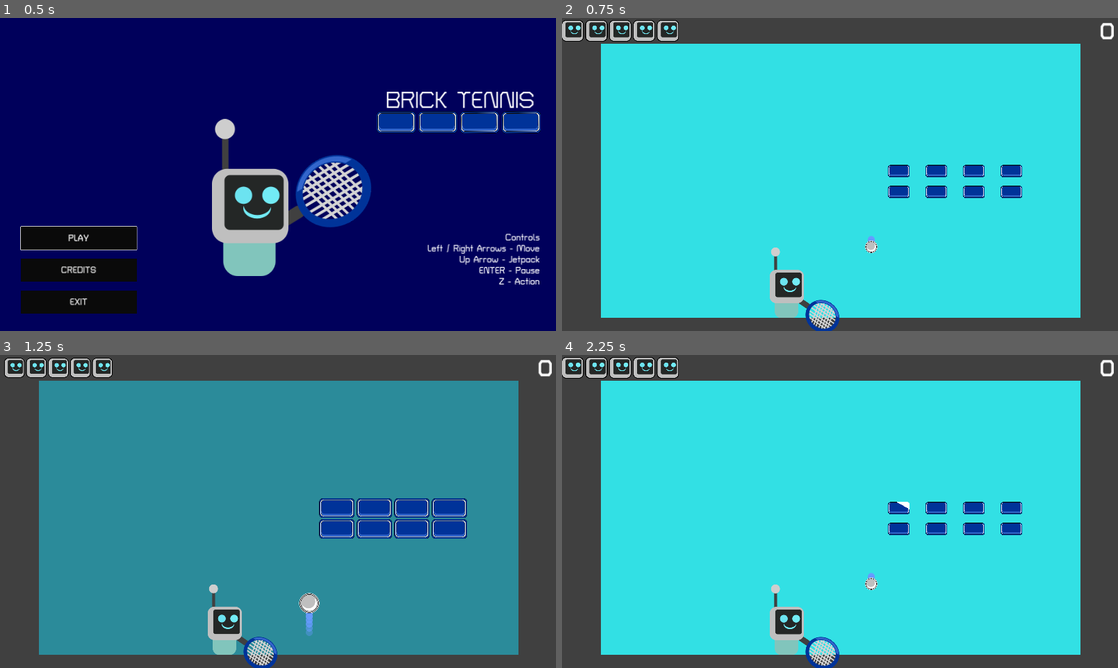
Above: before the commit, frames 1-4 (two rows, left to right).
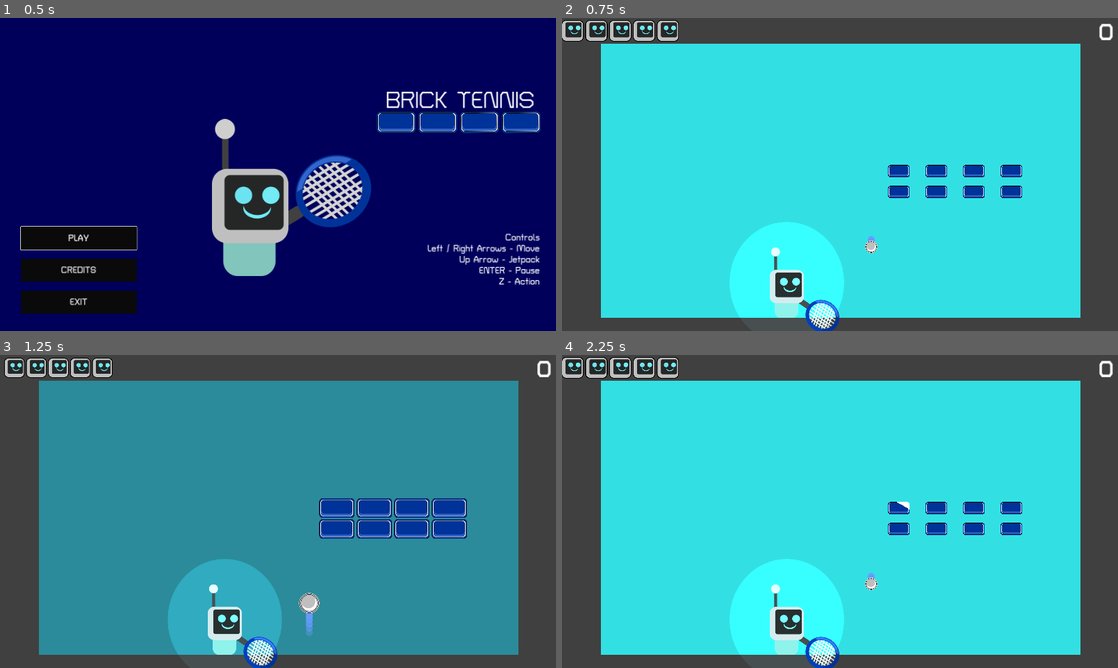
Above: after the commit, the same moments.

Repository: mathew-tran/bricktennis
Game: Godot game, scene res://Scenes/Title.tscn
Two runs of this game, one before a commit and one after it. Both use one fixed random seed, a clock stepped at 60 frames per second and the inputs below.
Inputs:
- Up to frame 1 (0.5 s): no input
- Up to frame 2 (0.75 s): click "PLAY" at 0.5 s
- Up to frame 3 (1.25 s): no input
- Up to frame 4 (2.25 s): tap Enter (pause) at 1.25 s; hold Right (move_right) 1.28-2 s; hold Up (jetpack) 1.28-2 s; click "RESTART" at 2 s

Frame 1 is identical in both runs. In frame 2, 5.1% of the frame differs, in the area x 30-100%, y 1-100%; in frame 3, 5.1%; in frame 4, 5.1%.

Commit message:
make a thinkin face when moving

Diff:
--- /dev/null
+++ b/Art/PlayerLight.svg
@@ -0,0 +1,58 @@
+<?xml version="1.0" encoding="UTF-8" standalone="no"?>
+<!-- Created with Inkscape (http://www.inkscape.org/) -->
+
+<svg
+   width="484.50433"
+   height="502.5871"
+   viewBox="0 0 128.19177 132.97617"
+   version="1.1"
+   id="svg1"
+   inkscape:version="1.3.2 (091e20e, 2023-11-25, custom)"
+   sodipodi:docname="TestScene.svg"
+   xml:space="preserve"
+   xmlns:inkscape="http://www.inkscape.org/namespaces/inkscape"
+   xmlns:sodipodi="http://sodipodi.sourceforge.net/DTD/sodipodi-0.dtd"
+   xmlns="http://www.w3.org/2000/svg"
+   xmlns:svg="http://www.w3.org/2000/svg"><sodipodi:namedview
+     id="namedview1"
+     pagecolor="#ffffff"
+     bordercolor="#000000"
+     borderopacity="0.25"
+     inkscape:showpageshadow="2"
+     inkscape:pageopacity="0.0"
+     inkscape:pagecheckerboard="0"
+     inkscape:deskcolor="#d1d1d1"
+     inkscape:document-units="mm"
+     inkscape:zoom="1.4378367"
+     inkscape:cx="223.94755"
+     inkscape:cy="1085.311"
+     inkscape:window-width="1920"
+     inkscape:window-height="1010"
+     inkscape:window-x="1699"
+     inkscape:window-y="-6"
+     inkscape:window-maximized="1"
+     inkscape:current-layer="layer1" /><defs
+     id="defs1"><filter
+       inkscape:collect="always"
+       style="color-interpolation-filters:sRGB"
+       id="filter16"
+       x="-0.34135044"
+       y="-0.32117971"
+       width="1.6827009"
+       height="1.6423594"><feGaussianBlur
+         inkscape:collect="always"
+         stdDeviation="10.627005"
+         id="feGaussianBlur16" /></filter></defs><g
+     inkscape:label="Layer 1"
+     inkscape:groupmode="layer"
+     id="layer1"
+     transform="translate(215.65712,-46.497044)"><ellipse
+       style="mix-blend-mode:normal;fill:#6ce3f0;fill-opacity:1;fill-rule:evenodd;stroke:#6ce3f0;stroke-width:1;stroke-linecap:square;stroke-linejoin:round;stroke-dasharray:none;stroke-opacity:1;paint-order:stroke fill markers;filter:url(#filter16)"
+       id="path16"
+       cx="-151.56123"
+       cy="112.98513"
+       rx="38.091076"
+       ry="40.483273"
+       inkscape:export-filename="PlayerLight.svg"
+       inkscape:export-xdpi="96"
+       inkscape:export-ydpi="96" /></g></svg>
--- a/Art/TestScene.svg
+++ b/Art/TestScene.svg
@@ -24,9 +24,9 @@
      inkscape:pagecheckerboard="0"
      inkscape:deskcolor="#d1d1d1"
      inkscape:document-units="mm"
-     inkscape:zoom="0.71891835"
-     inkscape:cx="147.44373"
-     inkscape:cy="801.89913"
+     inkscape:zoom="1.4378367"
+     inkscape:cx="223.94755"
+     inkscape:cy="1085.311"
      inkscape:window-width="1920"
      inkscape:window-height="1010"
      inkscape:window-x="1699"
@@ -493,4 +493,77 @@
        inkscape:export-ydpi="96" /><path
        id="path64"
        style="fill:#3366cc;fill-rule:evenodd;stroke:#003399;stroke-width:1;stroke-linecap:square;stroke-linejoin:round;stroke-dasharray:none;paint-order:stroke fill markers"
-       d="m 143.11882,196.90684 a 15.45725,17.205389 89.173452 0 0 -14.25391,7.16545 h 2.7466 a 13.024419,14.497416 89.173452 0 1 11.26753,-5.1232 13.024419,14.497416 89.173452 0 1 11.73055,5.1232 h 3.25665 a 15.45725,17.205389 89.173452 0 0 -14.74742,-7.16545 z" /></g></svg>
+       d="m 143.11882,196.90684 a 15.45725,17.205389 89.173452 0 0 -14.25391,7.16545 h 2.7466 a 13.024419,14.497416 89.173452 0 1 11.26753,-5.1232 13.024419,14.497416 89.173452 0 1 11.73055,5.1232 h 3.25665 a 15.45725,17.205389 89.173452 0 0 -14.74742,-7.16545 z" /><rect
+       style="fill:#242726;fill-opacity:1;fill-rule:evenodd;stroke:none;stroke-width:0.743984;stroke-linecap:square;stroke-linejoin:round;stroke-dasharray:none;paint-order:stroke fill markers"
+       id="rect1"
+       width="27.064579"
+       height="24.982685"
+       x="94.205551"
+       y="242.01978"
+       ry="2.466794"
+       inkscape:export-filename="HurtFace.svg"
+       inkscape:export-xdpi="96"
+       inkscape:export-ydpi="96" /><path
+       id="path2"
+       style="fill:#cc0000;fill-opacity:1;fill-rule:evenodd;stroke:none;stroke-width:0.401351;stroke-linecap:square;stroke-linejoin:round;stroke-dasharray:none;paint-order:stroke fill markers"
+       d="m 101.66695,262.31823 a 6.3320548,4.7000816 0 0 1 -0.17474,-1.06398 6.3320548,4.7000816 0 0 1 6.33205,-4.70004 6.3320548,4.7000816 0 0 1 6.33205,4.70004 6.3320548,4.7000816 0 0 1 -0.0402,0.51851 6.3320548,4.7000816 0 0 0 -6.1612,-3.65187 6.3320548,4.7000816 0 0 0 -6.28798,4.19734 z" /><path
+       style="fill:none;fill-rule:evenodd;stroke:#cc0000;stroke-width:2.5;stroke-linecap:square;stroke-linejoin:round;stroke-opacity:1;paint-order:stroke fill markers"
+       d="m 100.19099,245.92333 5.59508,4.03366 -6.115562,4.42402"
+       id="path3" /><path
+       style="fill:none;fill-rule:evenodd;stroke:#cc0000;stroke-width:2.5;stroke-linecap:square;stroke-linejoin:round;stroke-opacity:1;paint-order:stroke fill markers"
+       d="m 116.61083,246.57392 -5.59508,4.03366 6.11556,4.42402"
+       id="path4" /><rect
+       style="fill:#242726;fill-opacity:1;fill-rule:evenodd;stroke:none;stroke-width:0.743984;stroke-linecap:square;stroke-linejoin:round;stroke-dasharray:none;paint-order:stroke fill markers"
+       id="rect1-0"
+       width="27.064579"
+       height="24.982685"
+       x="131.31969"
+       y="242.46701"
+       ry="2.466794"
+       inkscape:export-filename="HappyFace.svg"
+       inkscape:export-xdpi="96"
+       inkscape:export-ydpi="96" /><ellipse
+       style="fill:#72ebf5;fill-opacity:1;fill-rule:evenodd;stroke-width:0.63087;stroke-linecap:square;stroke-linejoin:round;paint-order:stroke fill markers"
+       id="circle4"
+       cx="144.79454"
+       cy="258.68341"
+       rx="6.2984467"
+       ry="3.9563196" /><path
+       id="path5"
+       style="fill:#72ebf5;fill-opacity:1;fill-rule:evenodd;stroke:none;stroke-width:0.229208;stroke-linecap:square;stroke-linejoin:round;stroke-dasharray:none;paint-order:stroke fill markers"
+       d="m 134.38177,249.957 a 3.616174,2.6841702 0 0 1 -0.0998,-0.60762 3.616174,2.6841702 0 0 1 3.61617,-2.68415 3.616174,2.6841702 0 0 1 3.61617,2.68415 3.616174,2.6841702 0 0 1 -0.023,0.29611 3.616174,2.6841702 0 0 0 -3.5186,-2.08554 3.616174,2.6841702 0 0 0 -3.591,2.39705 z" /><path
+       id="path7"
+       style="fill:#72ebf5;fill-opacity:1;fill-rule:evenodd;stroke:none;stroke-width:0.229208;stroke-linecap:square;stroke-linejoin:round;stroke-dasharray:none;paint-order:stroke fill markers"
+       d="m 147.78394,249.957 a 3.616174,2.6841702 0 0 1 -0.0998,-0.60762 3.616174,2.6841702 0 0 1 3.61617,-2.68415 3.616174,2.6841702 0 0 1 3.61617,2.68415 3.616174,2.6841702 0 0 1 -0.023,0.29611 3.616174,2.6841702 0 0 0 -3.5186,-2.08554 3.616174,2.6841702 0 0 0 -3.591,2.39705 z" /><rect
+       style="fill:#242726;fill-opacity:1;fill-rule:evenodd;stroke:none;stroke-width:0.743984;stroke-linecap:square;stroke-linejoin:round;stroke-dasharray:none;paint-order:stroke fill markers"
+       id="rect1-0-2"
+       width="27.064579"
+       height="24.982685"
+       x="57.053455"
+       y="254.19893"
+       ry="2.466794"
+       inkscape:export-filename="ThinkingFace.svg"
+       inkscape:export-xdpi="96"
+       inkscape:export-ydpi="96" /><circle
+       style="fill:#72ebf5;fill-opacity:1;fill-rule:evenodd;stroke-width:0.499999;stroke-linecap:square;stroke-linejoin:round;paint-order:stroke fill markers"
+       id="circle8"
+       cx="78.743889"
+       cy="262.78476"
+       r="3.9563196" /><circle
+       style="fill:#6ce3f0;fill-opacity:1;fill-rule:evenodd;stroke-width:0.499999;stroke-linecap:square;stroke-linejoin:round;paint-order:stroke fill markers"
+       id="circle9"
+       cx="66.230881"
+       cy="262.78476"
+       r="3.9563196" /><path
+       style="fill:none;fill-rule:evenodd;stroke:#6ce3f0;stroke-width:2.5;stroke-linecap:square;stroke-linejoin:round;stroke-opacity:1;paint-order:stroke fill markers"
+       d="m 62.197024,255.94181 7.360597,2.94423"
+       id="path9" /><path
+       style="fill:#6ce3f0;fill-opacity:1;fill-rule:evenodd;stroke:#6ce3f0;stroke-width:2.5;stroke-linecap:square;stroke-linejoin:round;stroke-opacity:1;paint-order:stroke fill markers"
+       d="m 75.309918,259.84814 c 0.919842,-0.0208 6.462524,-3.97496 6.462524,-3.97496"
+       id="path10" /><path
+       style="fill:#6ce3f0;fill-opacity:1;fill-rule:evenodd;stroke:#6ce3f0;stroke-width:2.5;stroke-linecap:square;stroke-linejoin:round;stroke-opacity:1;paint-order:stroke fill markers"
+       d="m 78.390334,271.97396 c -1.656133,-0.36801 -11.592936,-3.49628 -11.592936,-3.49628"
+       id="path11" /><path
+       style="fill:#6ce3f0;fill-opacity:1;fill-rule:evenodd;stroke:#6ce3f0;stroke-width:1;stroke-linecap:square;stroke-linejoin:round;stroke-opacity:1;paint-order:stroke fill markers;stroke-dasharray:none"
+       d="m 66.981413,271.60595 2.208178,-1.28812 0.736058,2.02417 2.576208,-1.10408 c 0,0 -0.736058,2.76021 0,2.57619 0.73606,-0.18401 2.760223,-1.65613 2.760223,-1.65613"
+       id="path12" /></g></svg>
--- /dev/null
+++ b/Art/ThinkingFace.svg
@@ -0,0 +1,58 @@
+<?xml version="1.0" encoding="UTF-8" standalone="no"?>
+<!-- Created with Inkscape (http://www.inkscape.org/) -->
+
+<svg
+   width="102.29132"
+   height="94.422729"
+   viewBox="0 0 27.064578 24.98268"
+   version="1.1"
+   id="svg1"
+   inkscape:version="1.3.2 (091e20e, 2023-11-25, custom)"
+   sodipodi:docname="TestScene.svg"
+   xml:space="preserve"
+   xmlns:inkscape="http://www.inkscape.org/namespaces/inkscape"
+   xmlns:sodipodi="http://sodipodi.sourceforge.net/DTD/sodipodi-0.dtd"
+   xmlns="http://www.w3.org/2000/svg"
+   xmlns:svg="http://www.w3.org/2000/svg"><sodipodi:namedview
+     id="namedview1"
+     pagecolor="#ffffff"
+     bordercolor="#000000"
+     borderopacity="0.25"
+     inkscape:showpageshadow="2"
+     inkscape:pageopacity="0.0"
+     inkscape:pagecheckerboard="0"
+     inkscape:deskcolor="#d1d1d1"
+     inkscape:document-units="mm"
+     inkscape:zoom="1.4378367"
+     inkscape:cx="223.94755"
+     inkscape:cy="1085.311"
+     inkscape:window-width="1920"
+     inkscape:window-height="1010"
+     inkscape:window-x="1699"
+     inkscape:window-y="-6"
+     inkscape:window-maximized="1"
+     inkscape:current-layer="layer1" /><defs
+     id="defs1" /><g
+     inkscape:label="Layer 1"
+     inkscape:groupmode="layer"
+     id="layer1"
+     transform="translate(-57.053453,-254.19891)"><rect
+       style="fill:#242726;fill-opacity:1;fill-rule:evenodd;stroke:none;stroke-width:0.743984;stroke-linecap:square;stroke-linejoin:round;stroke-dasharray:none;paint-order:stroke fill markers"
+       id="rect1-0-2"
+       width="27.064579"
+       height="24.982685"
+       x="57.053455"
+       y="254.19893"
+       ry="2.466794"
+       inkscape:export-filename="ThinkingFace.svg"
+       inkscape:export-xdpi="96"
+       inkscape:export-ydpi="96" /><path
+       id="path13"
+       style="fill:#72ebf5;fill-opacity:1;fill-rule:evenodd;stroke:none;stroke-width:0.401351;stroke-linecap:square;stroke-linejoin:round;stroke-dasharray:none;paint-order:stroke fill markers"
+       d="m 64.61867,268.8774 a 6.3320548,4.7000816 0 0 0 -0.174738,1.06398 6.3320548,4.7000816 0 0 0 6.33205,4.70004 6.3320548,4.7000816 0 0 0 6.332049,-4.70004 6.3320548,4.7000816 0 0 0 -0.04018,-0.51851 6.3320548,4.7000816 0 0 1 -6.161201,3.65187 6.3320548,4.7000816 0 0 1 -6.287976,-4.19734 z" /><path
+       id="path14"
+       style="fill:#72ebf5;fill-opacity:1;fill-rule:evenodd;stroke:none;stroke-width:0.272241;stroke-linecap:square;stroke-linejoin:round;stroke-dasharray:none;paint-order:stroke fill markers"
+       d="m 61.250191,264.32252 a 4.2951008,3.1881159 0 0 1 -0.118526,-0.72172 4.2951008,3.1881159 0 0 1 4.295097,-3.18808 4.2951008,3.1881159 0 0 1 4.295098,3.18808 4.2951008,3.1881159 0 0 1 -0.02725,0.35172 4.2951008,3.1881159 0 0 0 -4.179208,-2.4771 4.2951008,3.1881159 0 0 0 -4.265202,2.8471 z" /><path
+       id="path15"
+       style="fill:#72ebf5;fill-opacity:1;fill-rule:evenodd;stroke:none;stroke-width:0.272241;stroke-linecap:square;stroke-linejoin:round;stroke-dasharray:none;paint-order:stroke fill markers"
+       d="m 71.739039,264.32252 a 4.2951008,3.1881159 0 0 1 -0.118526,-0.72172 4.2951008,3.1881159 0 0 1 4.295097,-3.18808 4.2951008,3.1881159 0 0 1 4.295098,3.18808 4.2951008,3.1881159 0 0 1 -0.02725,0.35172 4.2951008,3.1881159 0 0 0 -4.179208,-2.4771 4.2951008,3.1881159 0 0 0 -4.265202,2.8471 z" /></g></svg>
--- a/Prefab/Player.tscn
+++ b/Prefab/Player.tscn
@@ -1,15 +1,17 @@
-[gd_scene load_steps=17 format=3 uid="uid://cn4c8ce1g64x"]
+[gd_scene load_steps=19 format=3 uid="uid://cn4c8ce1g64x"]
 
 [ext_resource type="Texture2D" uid="uid://hxbpsl2dh3w8" path="res://Art/Player.svg" id="1_cfaw8"]
 [ext_resource type="Script" path="res://Scripts/Player.gd" id="1_n0p7j"]
 [ext_resource type="PackedScene" uid="uid://dj5amtiw3t0ai" path="res://Prefab/Racket.tscn" id="1_wx2k5"]
 [ext_resource type="Texture2D" uid="uid://d1l5w241lv6el" path="res://Art/JetParticle.svg" id="4_8mxar"]
 [ext_resource type="Texture2D" uid="uid://djoeglh602igy" path="res://Art/HurtFace.svg" id="4_jfhyp"]
+[ext_resource type="Texture2D" uid="uid://hdipvnjtmr0d" path="res://Art/ThinkingFace.svg" id="4_mfig0"]
 [ext_resource type="Texture2D" uid="uid://dj5soc6gx2lb5" path="res://Art/HappyFace.svg" id="5_cu3j3"]
 [ext_resource type="AudioStream" uid="uid://cku7smkbb58uc" path="res://Audio/SFX/phaserDown3.mp3" id="5_j7hlr"]
 [ext_resource type="AudioStream" uid="uid://dvv3autfis714" path="res://Audio/SFX/phaserUp1.mp3" id="6_db8rx"]
 [ext_resource type="AudioStream" uid="uid://cvg045sgys01x" path="res://Audio/SFX/pepSound2.mp3" id="7_a61cv"]
 [ext_resource type="AudioStream" uid="uid://2mpf3uw1261d" path="res://Audio/SFX/phaseJump3.mp3" id="10_qw48q"]
+[ext_resource type="Texture2D" uid="uid://dwqc3ustwdrg0" path="res://Art/PlayerLight.svg" id="12_q53el"]
 
 [sub_resource type="PhysicsMaterial" id="PhysicsMaterial_cnx5s"]
 rough = true
@@ -62,6 +64,12 @@
 texture = ExtResource("1_cfaw8")
 flip_h = true
 
+[node name="ThinkingFace" type="Sprite2D" parent="Sprite2D"]
+visible = false
+position = Vector2(0, 8)
+texture = ExtResource("4_mfig0")
+offset = Vector2(-6, 0)
+
 [node name="HurtFace" type="Sprite2D" parent="Sprite2D"]
 visible = false
 position = Vector2(0, 8)
@@ -113,4 +121,10 @@
 [node name="HappySound" type="AudioStreamPlayer" parent="."]
 stream = ExtResource("10_qw48q")
 
+[node name="PointLight2D" type="PointLight2D" parent="."]
+color = Color(1, 1, 1, 0.654902)
+energy = 0.4
+texture = ExtResource("12_q53el")
+texture_scale = 1.5
+
 [connection signal="body_entered" from="HitCollision" to="." method="_on_hit_collision_body_entered"]
--- a/Prefab/PlayerUI.tscn
+++ b/Prefab/PlayerUI.tscn
@@ -57,10 +57,10 @@
 anchors_preset = 1
 anchor_left = 1.0
 anchor_right = 1.0
-offset_left = -511.0
-offset_top = 3.0
-offset_right = -11.0
-offset_bottom = 91.0
+offset_left = -515.0
+offset_top = 6.0
+offset_right = -15.0
+offset_bottom = 94.0
 grow_horizontal = 0
 theme_override_fonts/font = ExtResource("1_g8kim")
 theme_override_font_sizes/font_size = 80
--- a/Scripts/Player.gd
+++ b/Scripts/Player.gd
@@ -76,7 +76,6 @@
 
 	if bCanMove:
 		var velocity = Vector2.ZERO
-
 
 		if Input.is_action_pressed("move_left"):
 			velocity.x -= MoveSpeed
@@ -93,6 +92,11 @@
 			velocity.y -= JetpackSpeed
 			$JetParticle.emitting = true
 			PlayJetpackSound()
+
+		if velocity != Vector2.ZERO:
+			$Sprite2D/ThinkingFace.visible = true
+		else:
+			$Sprite2D/ThinkingFace.visible = false
 
 		apply_impulse(velocity *delta * 400)
 		UpdateRacket()
@@ -120,12 +124,14 @@
 				PlayerSprite.flip_h = true
 				$Sprite2D/HurtFace.offset.x = -6
 				$Sprite2D/HappyFace.offset.x = -6
+				$Sprite2D/ThinkingFace.offset.x = -6
 			DIRECTION.RIGHT:
 				$Hand.scale = Vector2(1,1)
 				$Hand.rotation_degrees = DefaultHandRotation
 				PlayerSprite.flip_h = false
 				$Sprite2D/HurtFace.offset.x = 6
 				$Sprite2D/HappyFace.offset.x = 6
+				$Sprite2D/ThinkingFace.offset.x = 6
 
 
 
Not shown, added: Art/PlayerLight.svg.import
Not shown, added: Art/ThinkingFace.svg.import
